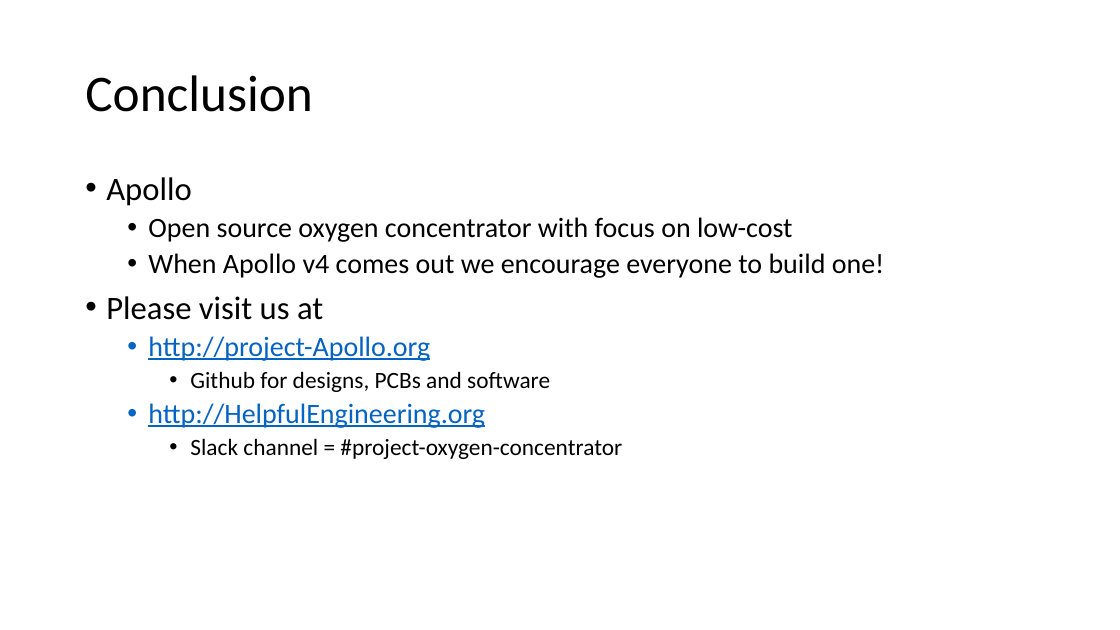
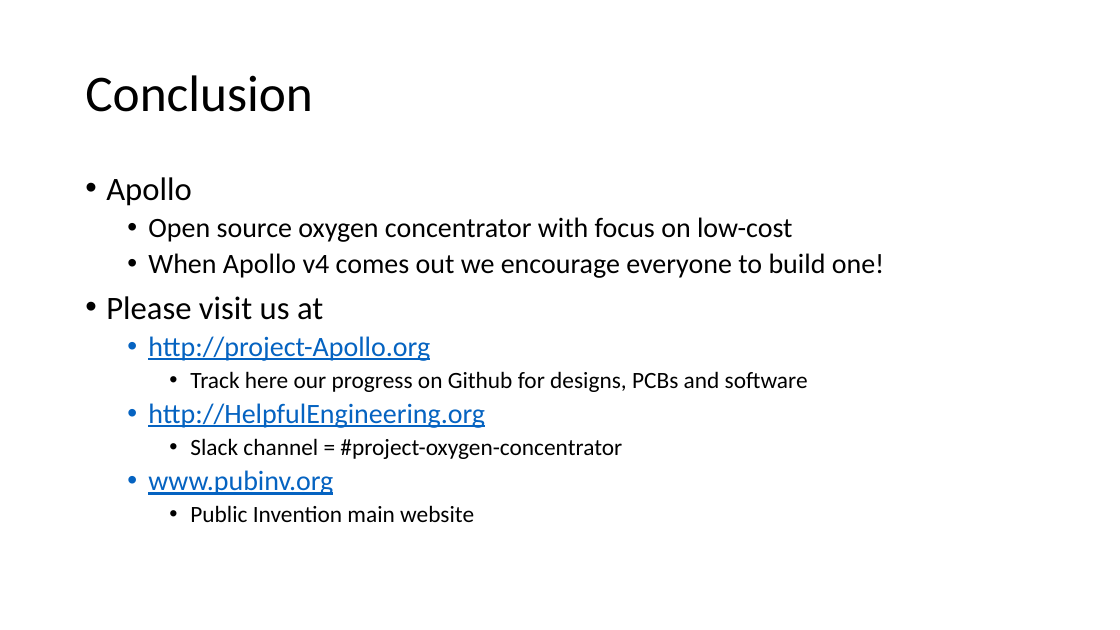
Before and after one commit to oxycon/ProjectApollo, a slide deck: slide 5 of docs/Project Apollo - v06.pptx. Drawn at 1120x630 pixels with LibreOffice and Linux fonts; fonts in the diff are those of the drawing. Boxes give left, top, right and bottom in pixels: in the first picture for what was removed or moved away, otherwise in the second. Text is boxed around its words. In the diff, an @@ line names an element or a change of style, - is before the commit and + after.

```diff
--- a/docs/Project Apollo - v06.pptx
+++ b/docs/Project Apollo - v06.pptx
@@ text at [190,371,808,392]: text changed @@
-    • Github for designs, PCBs and software
+    • Track here our progress on Github for designs, PCBs and software
@@ text at [148,470,474,522]: paragraphs added @@
+  • www.pubinv.org
+    • Public Invention main website
```
Also in this commit, not shown: 2 other slides changed, 1 other file.
